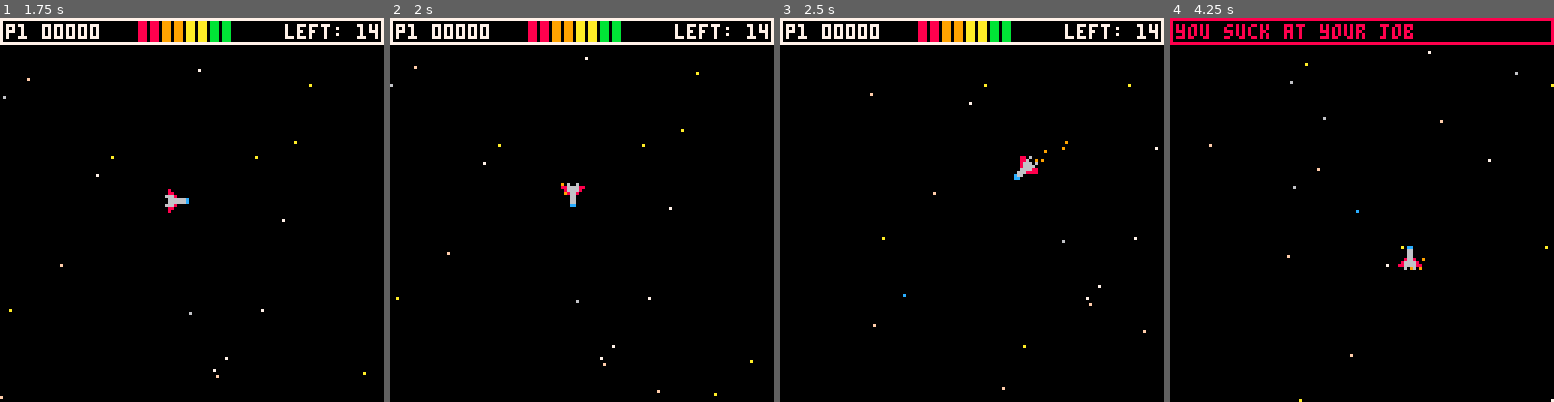
Above: before the commit, frames 1-4 (left to right).
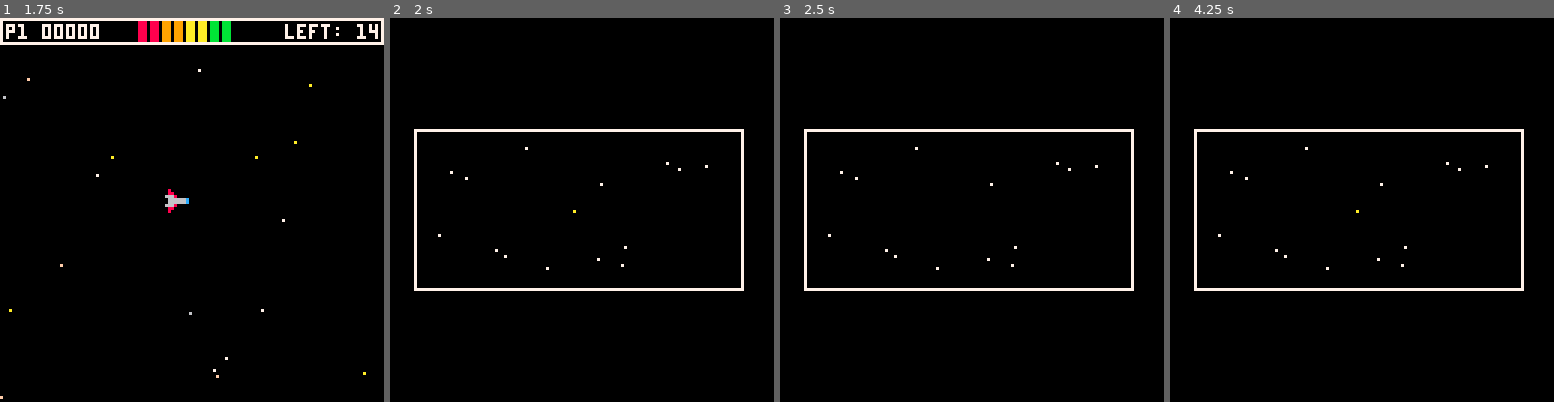
Above: after the commit, the same moments.

Repository: nsatragno/pico8-carts
Game: PICO-8 cartridge space_rescue.p8
Same seed, same stepped clock (60 frames per second), same inputs: the game is played once before the commit and once after it.
Inputs:
- Up to frame 1 (1.75 s): tap X (X key) at 0.33, 1.07 s; tap O (Z key) at 0.7, 1.7 s; hold Right from 1.6 s (still down)
- Up to frame 2 (2 s): keep holding Right; tap X (X key) at 1.85 s
- Up to frame 3 (2.5 s): release Right at 2.1 s; tap O (Z key) at 2.1 s; hold Up 2.15-2.42 s; hold Right from 2.47 s (still down)
- Up to frame 4 (4.25 s): tap O (Z key) every 0.4 s from 2.5 to 4.1 s; tap X (X key) at 2.97, 4.08 s; release Right at 3.03 s; hold Left 3.08-3.58 s; hold Down 3.63-3.97 s; hold Right from 4.02 s (still down)

Frame 1 is identical in both runs. In frame 2, 5.8% of the frame differs, in the area x 0-100%, y 0-99%; in frame 3, 5.9%, in the area x 0-100%, y 0-97%; in frame 4, 5.0%.

Commit message:
Add radar.

Diff:
--- a/space_rescue.p8
+++ b/space_rescue.p8
@@ -368,7 +368,18 @@
  -- actions when game is running
 
  -- control the player
- if state == "alive" then
+
+ -- radar controls
+ if state == "radar" then
+  if btnp(❎) then
+   state = "alive"
+  end
+
+ -- flight controls
+ elseif state == "alive" then
+  if btnp(❎) then
+   state = "radar"
+  end
   if btn(⬅️) then
     a -= .02
   end
@@ -396,6 +407,10 @@
   elseif not btn(🅾️) then
    fire = false
   end
+ end
+
+ if state == "alive" or state == "radar" then
+  -- move the ship
   s = mid(0.3, s, 1.3)
   if a >= 1 then a -= 1 end
   if a < 0 then a += 1 end
@@ -527,7 +542,7 @@
     life = flr(rnd(10) + 10)
    })
   end
- end  -- end if state == "alive"
+ end  -- end if state == "alive" or state == "radar"
 
  -- collide shots with debris
  for shot in all(shots) do
@@ -587,6 +602,14 @@
  print(center("press 🅾️ to start"), 0, 37, color)
 end
 
+function radar_x(x)
+ return x / 9.6 + 9
+end
+
+function radar_y(y)
+ return y / 9.6 + 38
+end
+
 function _draw()
  cls()
 
@@ -594,6 +617,18 @@
   print("         space  ", 0, 27, 8)
   print("                rescue", 0, 27, 12)
   print_menu(7)
+  return
+ end
+
+ -- draw the radar
+ if state == "radar" then
+  rect(8, 37, 117, 90, 7)
+  for astro in all(astros) do
+   pset(radar_x(astro.x), radar_y(astro.y), 7)
+  end
+  if flr(time() * 3) % 2 == 0 then
+   pset(radar_x(x), radar_y(y), 10)
+  end
   return
  end
 
